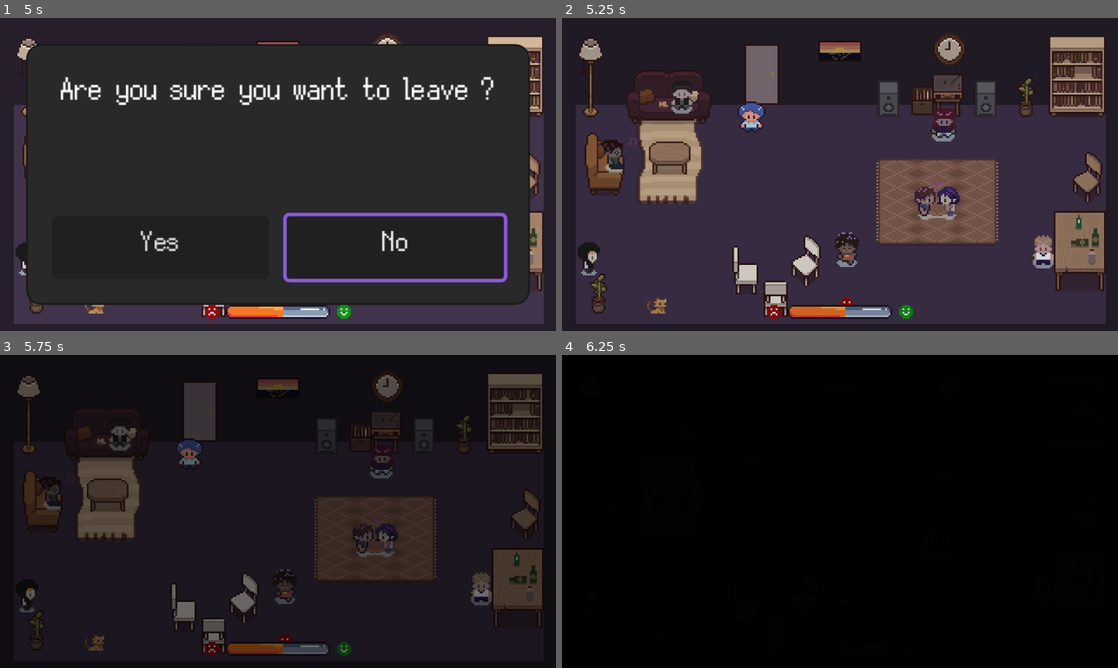
Above: before the commit, frames 1-4 (two rows, left to right).
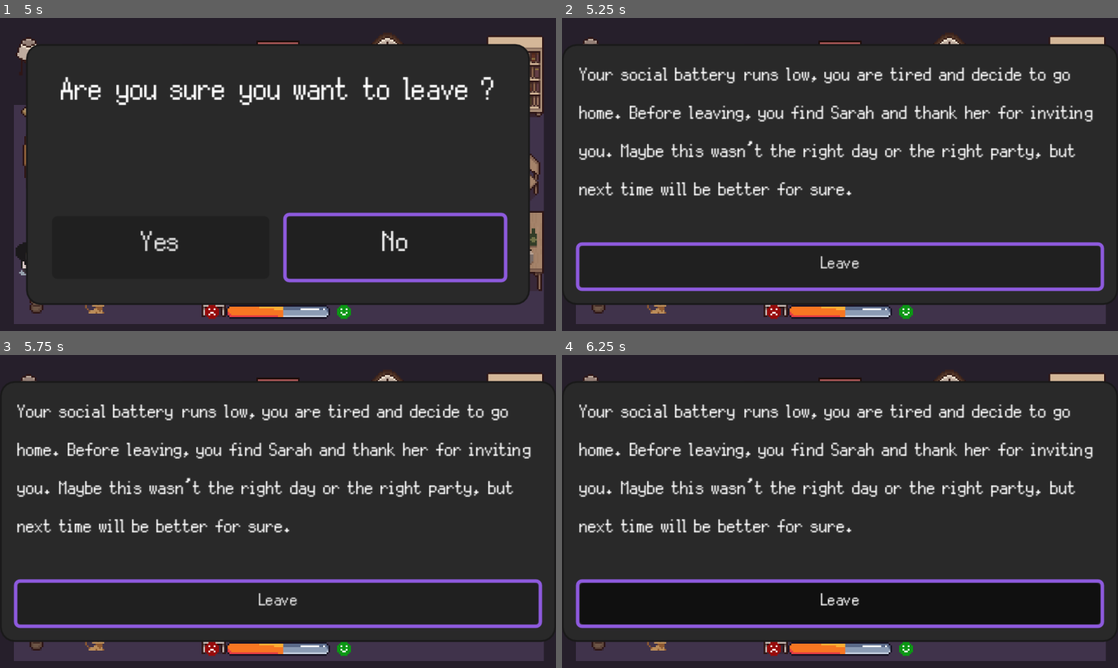
Above: after the commit, the same moments.

Repository: LaClimSx/between-the-lines
Game: Godot game, scene res://scenes/title_screen.tscn
Same seed, same stepped clock (60 frames per second), same inputs: the game is played once before the commit and once after it.
Inputs (mouse positions are in pixels of both pictures, inside the frame that each line leads up to):
- Up to frame 1 (5 s): click (211, 265) at 0.5 s; hold D (right) 1.28-2 s; hold Space (interact) 1.28-2 s; click "Next" at 2 s; click "See you later…" at 2.75 s; click "Next" at 3.5 s; hold S (down) from 4.28 s (still down); tap Space (interact) at 4.35 s
- Up to frame 2 (5.25 s): release S (down) at 5 s; click "Yes" at 5 s
- Up to frame 3 (5.75 s): no input
- Up to frame 4 (6.25 s): hold D (right) from 5.78 s (still down); hold Space (interact) from 5.78 s (still down)

Frame 1 is identical in both runs. In frame 2, 37% of the frame differs, in the area x 2-98%, y 6-96%; in frame 3, 49%; in frame 4, 88%, in the area x 0-100%, y 0-100%.

Commit message:
fix bug at volunteer end of party

Diff:
--- a/scripts/global.gd
+++ b/scripts/global.gd
@@ -15,7 +15,7 @@
 signal fade_to_black
 
 signal score_changed(value: int)
-signal ending(text: String)
+signal ending(party_over: bool, text: String)
 
 @onready var timer : Timer = $Timer
 const GAME_TIME: int = 520
@@ -48,14 +48,14 @@
 
 
 func lost_confidence() -> void:
-	ending.emit("Your social battery runs low, you are tired and decide to go home. Before leaving, you find Sarah and thank her for inviting you. Maybe this wasn’t the right day or the right party, but next time will be better for sure.")
+	ending.emit(false, "Your social battery runs low, you are tired and decide to go home. Before leaving, you find Sarah and thank her for inviting you. Maybe this wasn’t the right day or the right party, but next time will be better for sure.")
 
 
 func _on_timer_timeout() -> void:
 	if score >= 0 :
-		ending.emit("The party is ending. Before leaving, you chat with your new friends for a bit. You find Sarah and walk home with her. You’re glad you came with her after all, it wasn’t as bad as you expected.")
+		ending.emit(true, "The party is ending. Before leaving, you chat with your new friends for a bit. You find Sarah and walk home with her. You’re glad you came with her after all, it wasn’t as bad as you expected.")
 	else:
-		ending.emit("The party is ending, you find Sarah and …(314 unchanged characters)…
+		ending.emit(true, "The party is ending, you find Sarah and …(314 unchanged characters)…
 
 
 func restart() -> void:
--- a/scripts/main.gd
+++ b/scripts/main.gd
@@ -46,18 +46,19 @@
 	const SOFA_POSITION : Vector2 = Vector2(52, 47)
 	$Player.sit(SOFA_POSITION)
 
-func end_game(text: String) -> void:
-	fade_to_black(true)
-	await get_tree().create_timer(1.3).timeout
-	%AudioStreamPlayer2D.stop()
-	var data: NPCSimpleData = load("res://assets/resources/end_game_data.tres")
-	var panel_scene: PackedScene = load("res://scenes/simple_panel.tscn")
-	var simple_panel: SimplePanel = panel_scene.instantiate()
-	simple_panel.visible = false
-	$CanvasLayer.add_child(simple_panel)
-	simple_panel.setup(data.tex, data.text)
-	simple_panel.next.connect(func() -> void: simple_panel.queue_free())
-	await simple_panel.next
+func end_game(party_over: bool, text: String) -> void:
+	if party_over:
+		fade_to_black(true)
+		await get_tree().create_timer(1.3).timeout
+		%AudioStreamPlayer2D.stop()
+		var data: NPCSimpleData = load("res://assets/resources/end_game_data.tres")
+		var panel_scene: PackedScene = load("res://scenes/simple_panel.tscn")
+		var simple_panel: SimplePanel = panel_scene.instantiate()
+		simple_panel.visible = false
+		$CanvasLayer.add_child(simple_panel)
+		simple_panel.setup(data.tex, data.text)
+		simple_panel.next.connect(func() -> void: simple_panel.queue_free())
+		await simple_panel.next
 	if !$CanvasLayer/EndPanel.visible:
 		%Label.text = text
 		$CanvasLayer/EndPanel.visible = true
Not shown, removed: web/index.apple-touch-icon.png.import
Not shown, removed: web/index.icon.png.import
Not shown, removed: web/index.png.import
Not shown, changed: web.zip
Not shown, changed: web/index.html
Not shown, changed: web/index.pck
